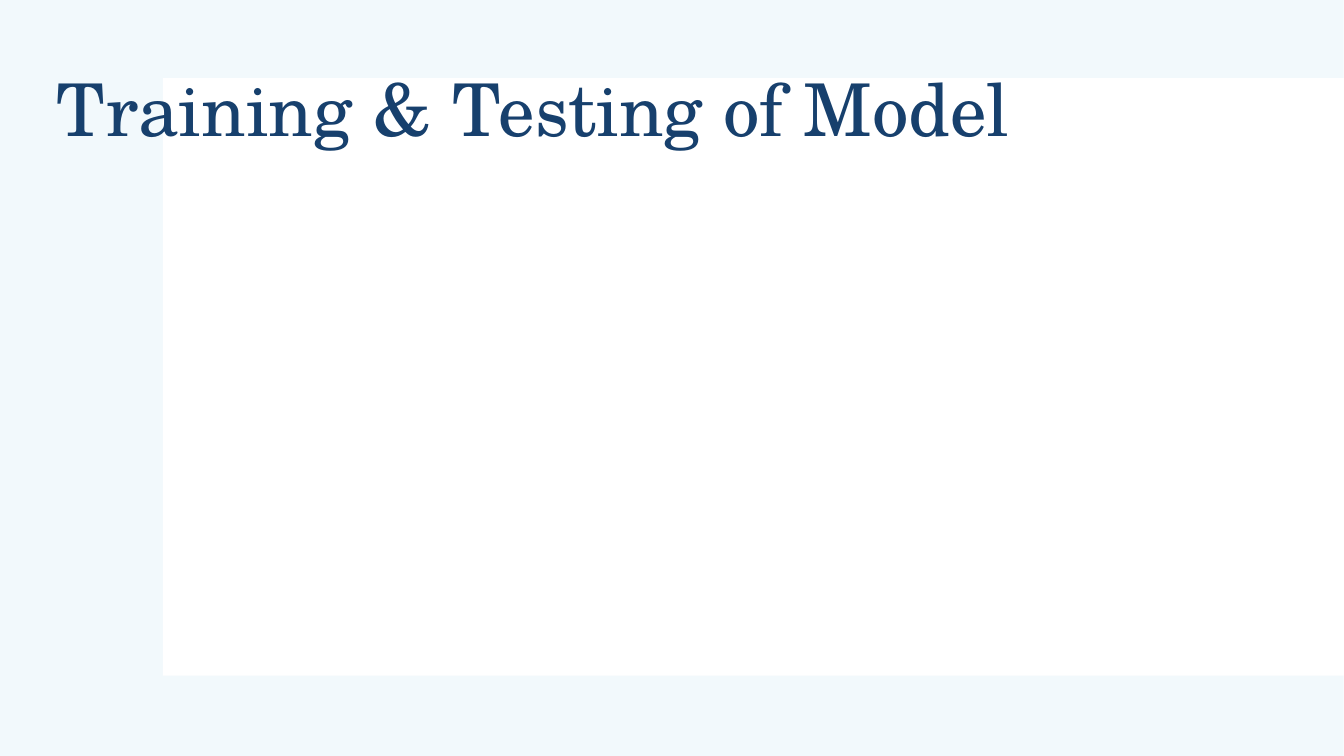
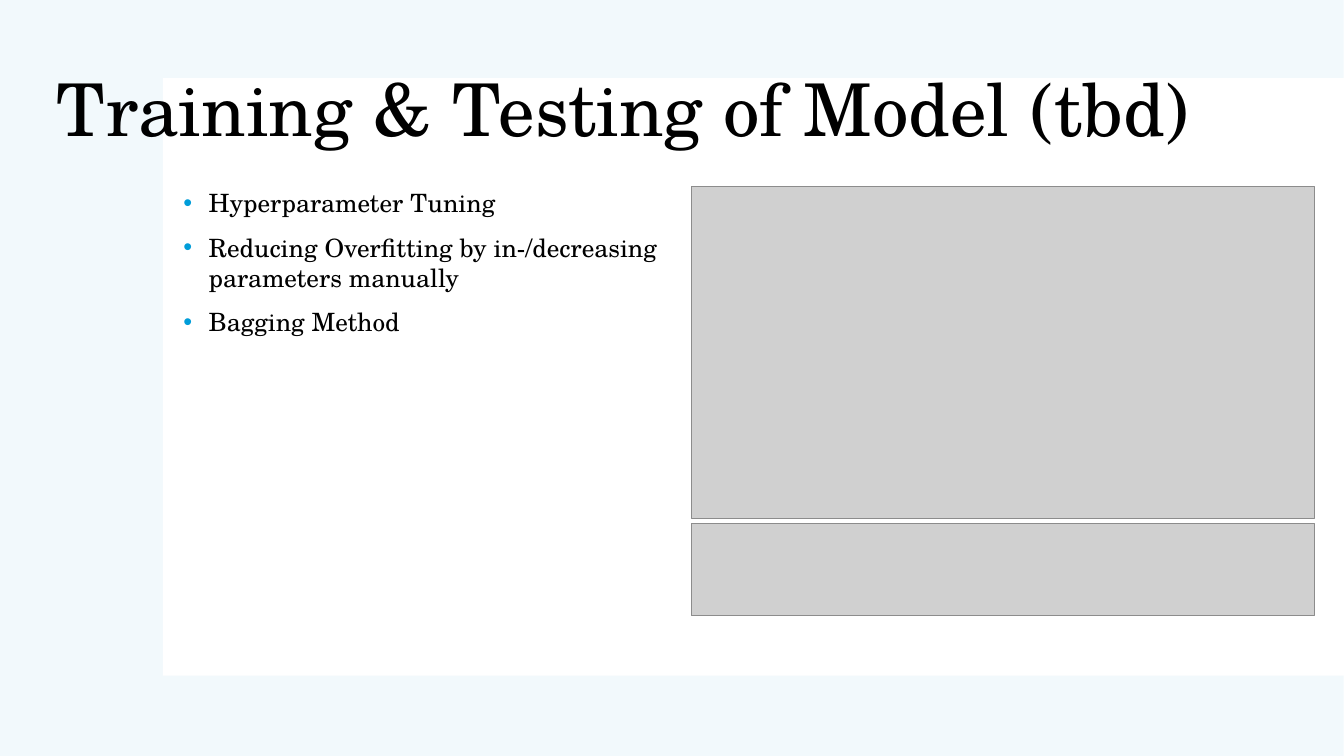
Before and after one commit to AtK42/ML_stonks_2021, a slide deck: slide 6 of Group2_ML_Project_Presentation.pptx (slide 7 before the commit). Drawn at 1344x756 pixels with LibreOffice and Linux fonts; fonts in the diff are those of the drawing; grey boxes stand for pictures. Boxes give left, top, right and bottom in pixels: in the first picture for what was removed or moved away, otherwise in the second. Text is boxed around its words. In the diff, an @@ line names an element or a change of style, - is before the commit and + after.

```diff
--- a/Group2_ML_Project_Presentation.pptx
+++ b/Group2_ML_Project_Presentation.pptx
@@ title at <box>56,82,1189,151</box>: text changed; text colour #17406D to #000000 @@
-Training & Testing of Model
+Training & Testing of Model (tbd)
@@ text added at <box>209,193,657,336</box>, 18 pt, text #000000 @@
+• Hyperparameter Tuning
+• Reducing Overfitting by in-/decreasing parameters manually
+• Bagging Method
@@ picture added at <box>692,187,1316,518</box> @@
@@ picture added at <box>692,523,1316,616</box> @@
```
Also in this commit, not shown: 9 other slides changed, 1 slide removed.
